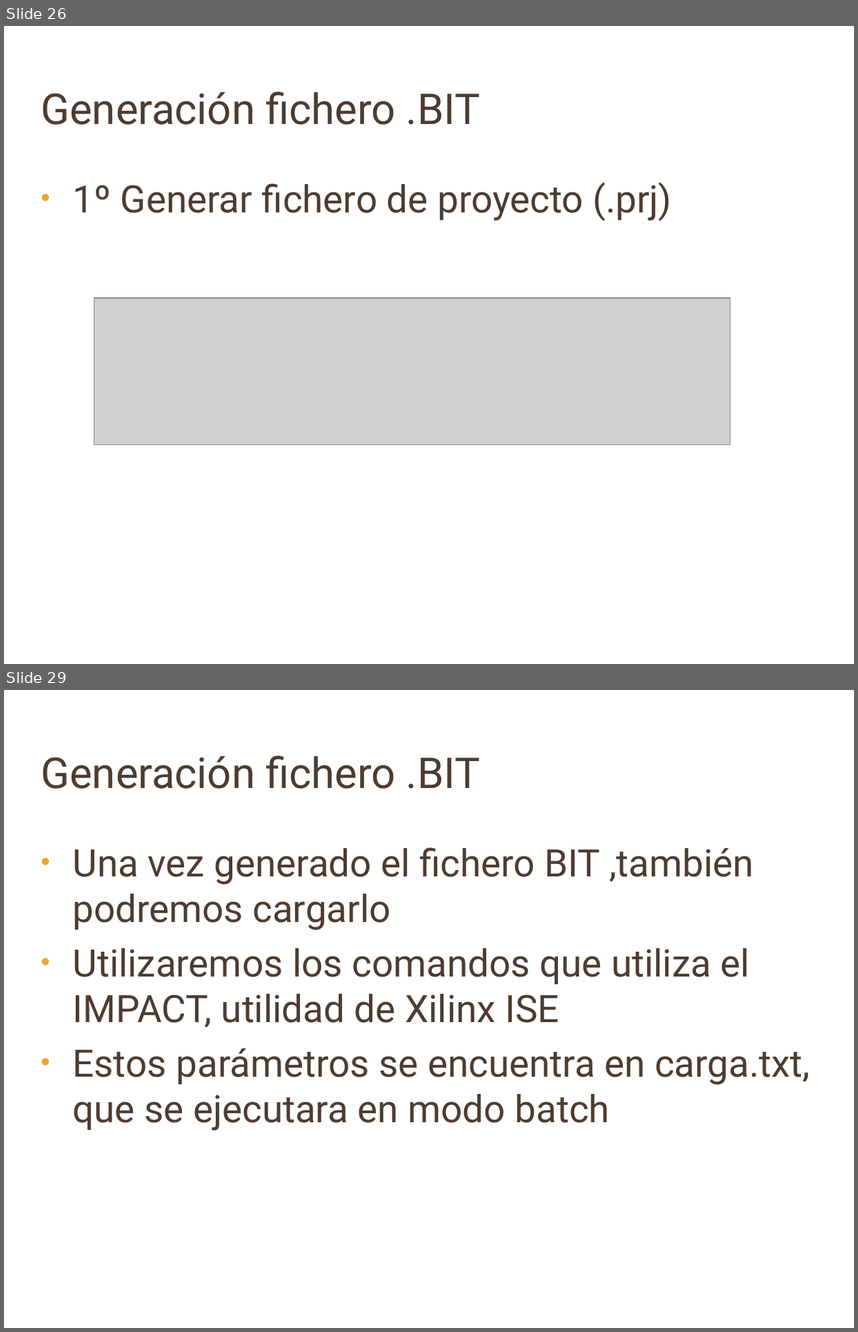
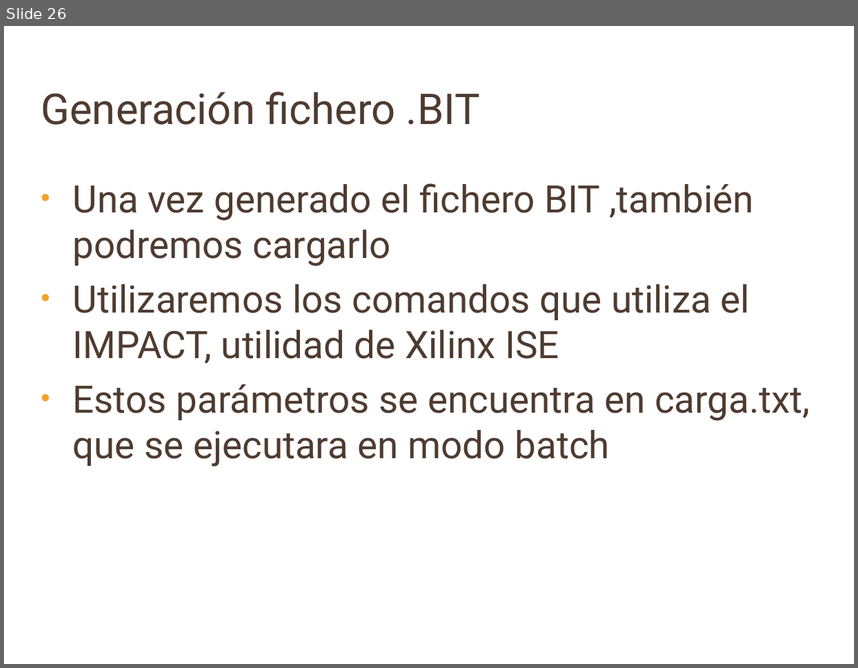
Before and after one commit to gargomanjr/fpga2010, a slide deck: Nessy2.0/memoria/Presentacion_SSII.ppt. Shown one above the other, each under a label of ours: slides 26 and 29 before the commit, slide 26 after it; the slides between them are not shown. The pictures are 858x1332 and 858x668 pixels, drawn with LibreOffice and Linux fonts; fonts in the diff are those of the drawing; grey boxes stand for pictures; background and template pictures are left out. Boxes give left, top, right and bottom in pixels: in the first picture for what was removed or moved away, otherwise in the second. Text is boxed around its words. In the diff, an @@ line names an element or a change of style, - is before the commit and + after.

```diff
--- a/Nessy2.0/memoria/Presentacion_SSII.ppt
+++ b/Nessy2.0/memoria/Presentacion_SSII.ppt
@@ slide 26 removed at (4,26,854,664), background picture (left out) @@
@@ title removed at (41,92,480,125) @@
-Generación fichero .BIT
@@ text removed at (73,182,672,221) @@
-• 1º Generar fichero de proyecto (.prj)
@@ picture removed at (94,298,730,444) @@
@@ what was slide 29 is now slide 26 @@
```
Also in this commit, not shown: 2 slides changed, 4 other slides removed.
